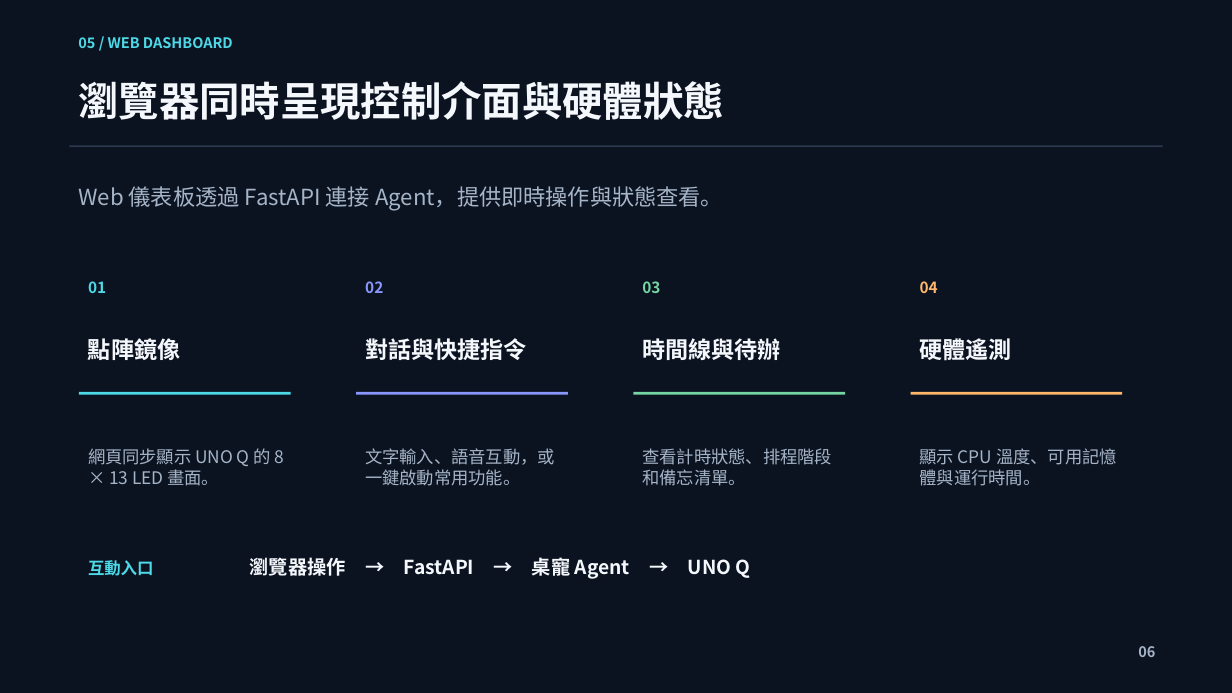
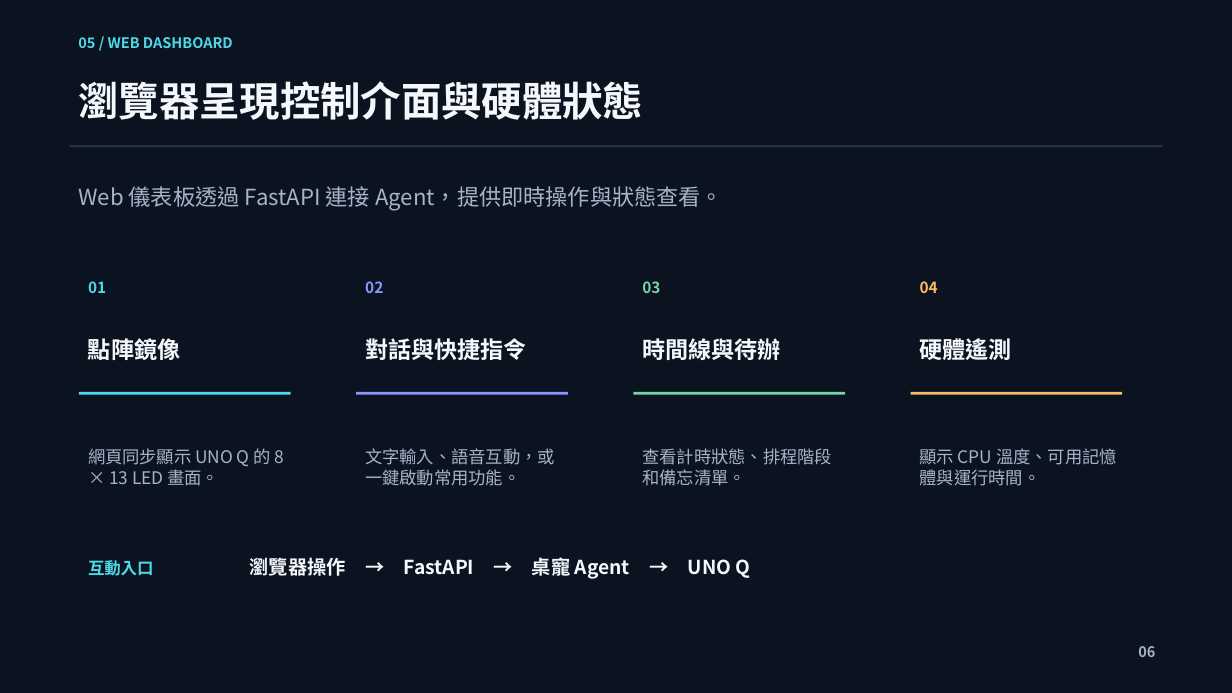
Before and after one commit to 411221305/115-1_AIOT_Q-WorkMate, a slide deck: slide 6 of Q-WorkMate_專題介紹.pptx. Drawn at 1232x693 pixels with LibreOffice and Linux fonts; fonts in the diff are those of the drawing. Boxes give left, top, right and bottom in pixels: in the first picture for what was removed or moved away, otherwise in the second. Text is boxed around its words. In the diff, an @@ line names an element or a change of style, - is before the commit and + after.

```diff
--- a/Q-WorkMate_專題介紹.pptx
+++ b/Q-WorkMate_專題介紹.pptx
@@ text at [78,81,643,120]: text changed @@
-瀏覽器同時呈現控制介面與硬體狀態
+瀏覽器呈現控制介面與硬體狀態
```
Also in this commit, not shown: 3 other slides changed.
